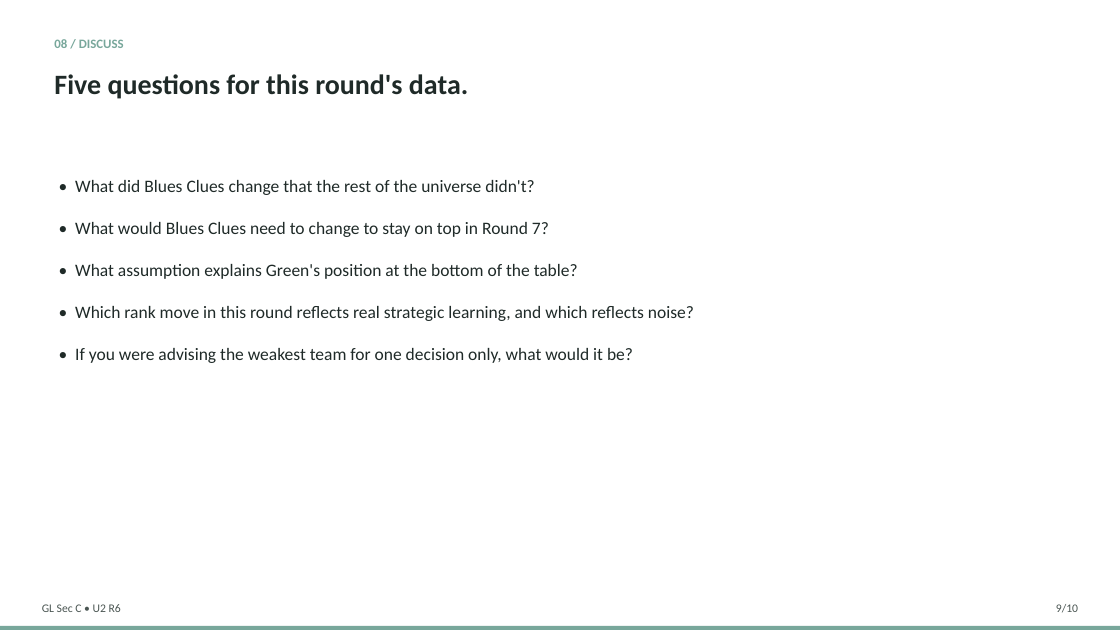
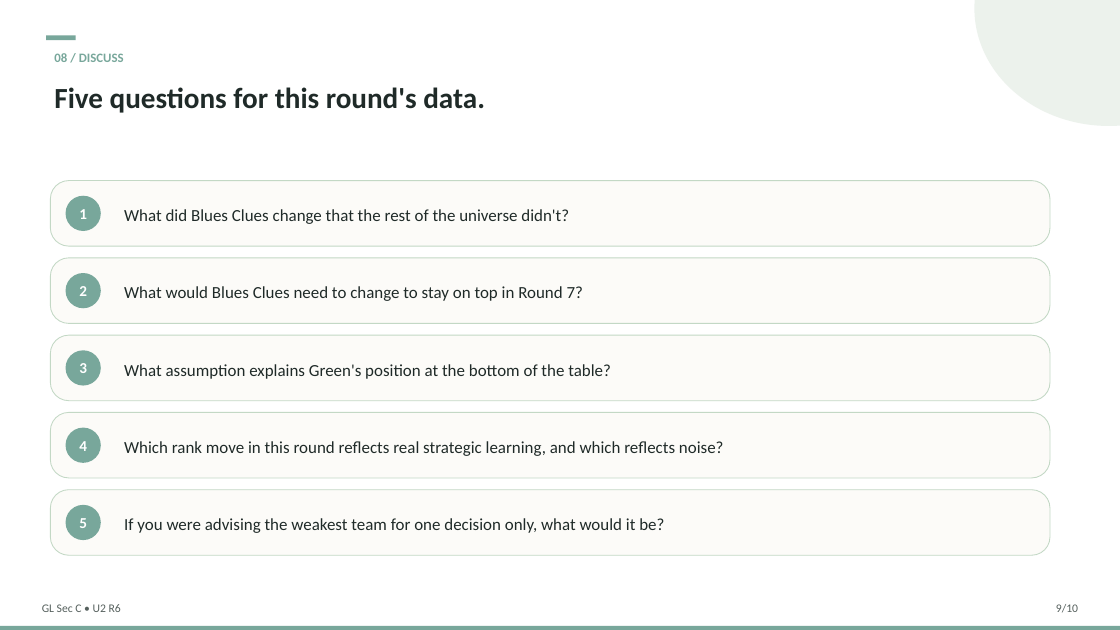
Before and after one commit to swapnilsahoo/swapnilsahoo-next, a slide deck: slide 9 of public/documents/business-simulation/round-6/section-c/section-c-round6-universe2-debrief.pptx. Drawn at 1120x630 pixels with LibreOffice and Linux fonts; fonts in the diff are those of the drawing. Boxes give left, top, right and bottom in pixels: in the first picture for what was removed or moved away, otherwise in the second. Text is boxed around its words. In the diff, an @@ line names an element or a change of style, - is before the commit and + after.

```diff
--- a/public/documents/business-simulation/round-6/section-c/section-c-round6-universe2-debrief.pptx
+++ b/public/documents/business-simulation/round-6/section-c/section-c-round6-universe2-debrief.pptx
@@ ellipse added at (975, 0, 1120, 126), fill #DDE8DE at 55% opacity @@
@@ text "08 / DISCUSS": place and size @@
-text "08 / DISCUSS" at (54, 39, 124, 48)
+text "08 / DISCUSS" at (54, 53, 124, 62)
@@ rectangle added at (46, 35, 76, 40), fill #78A79B @@
@@ text "Five questions for this round's ...": place and size @@
-text "Five questions for this round's ..." at (54, 74, 468, 99)
+text "Five questions for this round's ..." at (54, 87, 485, 113)
@@ text "Five questions for this round's ..." at (54, 87, 485, 113): size 24 to 25 pt @@
@@ rounded rectangle added at (50, 181, 1050, 246), fill #FCFBF8, outline #C3D8C5 0.75 pt @@
@@ ellipse added at (66, 196, 101, 231), fill #78A79B, 13 pt, text #FFFFFF, bold @@
+1
@@ text added at (124, 209, 569, 224), 14.5 pt, text #1F2A28 @@
+What did Blues Clues change that the rest of the universe didn't?
@@ rounded rectangle added at (50, 258, 1050, 323), fill #FCFBF8, outline #C3D8C5 0.75 pt @@
@@ text "What would Blues Clues need ..." at (124, 286, 583, 301): vertical alignment top to middle @@
@@ ellipse added at (66, 273, 101, 308), fill #78A79B, 13 pt, text #FFFFFF, bold @@
+2
@@ text at (124, 286, 583, 301): text changed; size 15 to 14.5 pt @@
-• What did Blues Clues change that the rest of the universe didn't?
-• What would Blues Clues need to change to stay on top in Round 7?
-• What assumption explains Green's position at the bottom of the table?
-• Which rank move in this round reflects real strategic learning, and which reflects noise?
-• If you were advising the weakest team for one decision only, what would it be?
+What would Blues Clues need to change to stay on top in Round 7?
@@ rounded rectangle added at (50, 335, 1050, 401), fill #FCFBF8, outline #C3D8C5 0.75 pt @@
@@ ellipse added at (66, 350, 101, 386), fill #78A79B, 13 pt, text #FFFFFF, bold @@
+3
@@ text added at (124, 364, 611, 379), 14.5 pt, text #1F2A28 @@
+What assumption explains Green's position at the bottom of the table?
@@ rounded rectangle added at (50, 413, 1050, 478), fill #FCFBF8, outline #C3D8C5 0.75 pt @@
@@ ellipse added at (66, 428, 101, 463), fill #78A79B, 13 pt, text #FFFFFF, bold @@
+4
@@ text added at (124, 441, 724, 456), 14.5 pt, text #1F2A28 @@
+Which rank move in this round reflects real strategic learning, and which reflects noise?
@@ rounded rectangle added at (50, 490, 1050, 555), fill #FCFBF8, outline #C3D8C5 0.75 pt @@
@@ ellipse added at (66, 505, 101, 540), fill #78A79B, 13 pt, text #FFFFFF, bold @@
+5
@@ text added at (124, 518, 664, 533), 14.5 pt, text #1F2A28 @@
+If you were advising the weakest team for one decision only, what would it be?
```
Also in this commit, not shown: 9 other slides changed, 5 other files.
